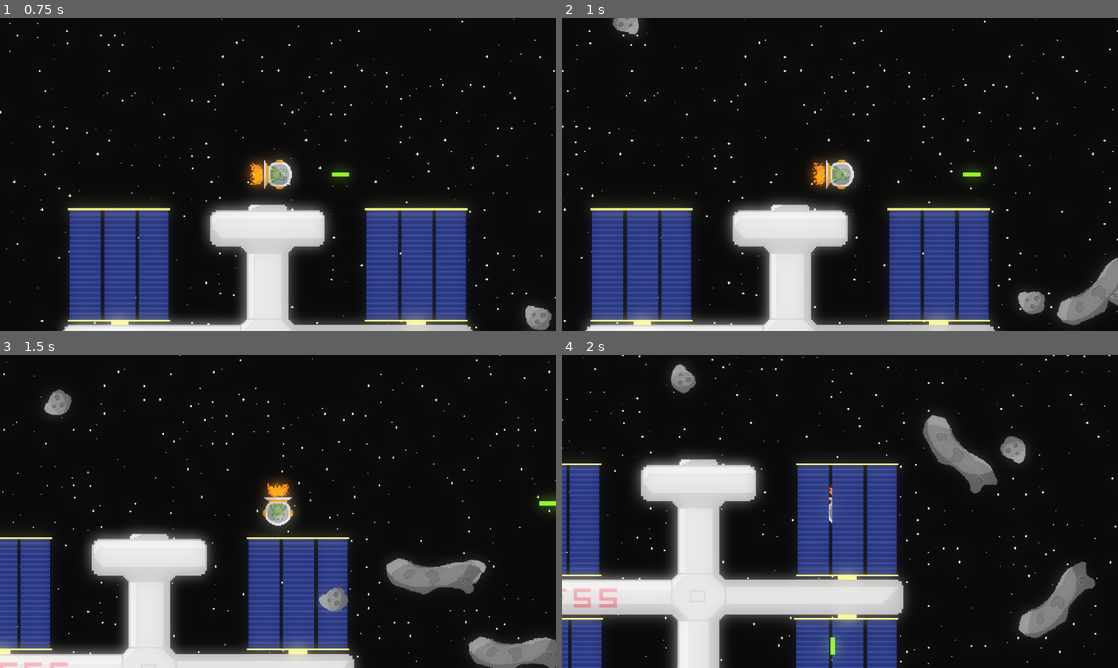
Above: before the commit, frames 1-4 (two rows, left to right).
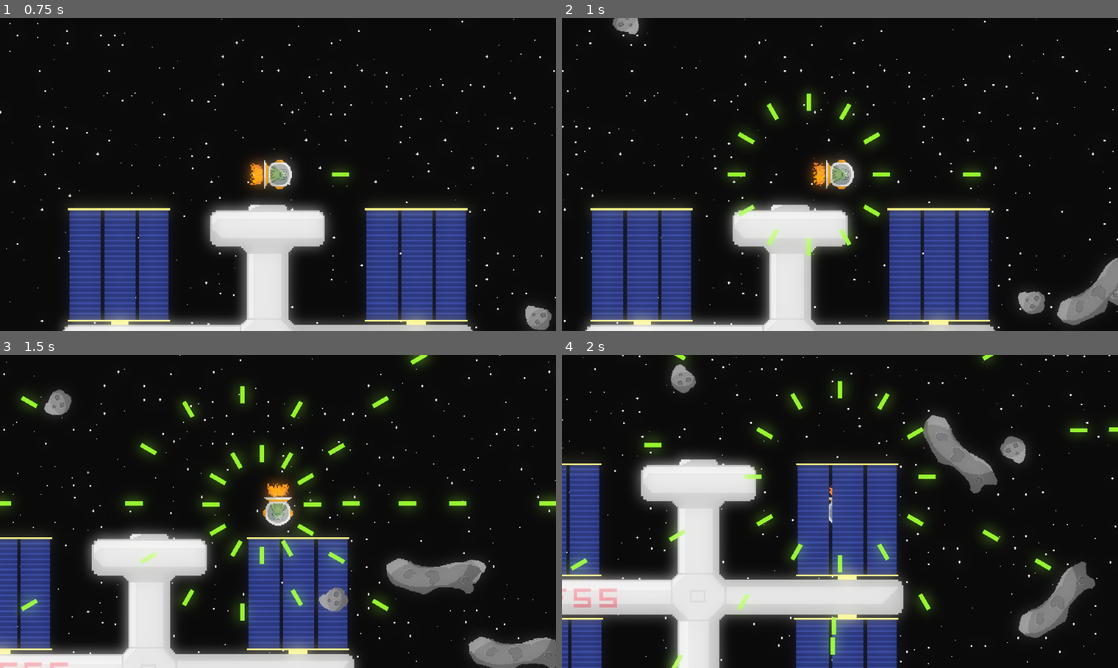
Above: after the commit, the same moments.

Repository: AnejMajnik/astrofrog
Game: Godot game, scene res://scenes/game.tscn
Same seed, same stepped clock (60 frames per second), same inputs: the game is played once before the commit and once after it.
Inputs:
- Up to frame 1 (0.75 s): tap Enter at 0.5 s; hold D (right) from 0.53 s (still down); tap Space (shoot) at 0.6 s
- Up to frame 2 (1 s): keep holding D (right); tap E (ability, bound only after the commit) at 0.8 s
- Up to frame 3 (1.5 s): release D (right) at 1.28 s; hold S (down) from 1.28 s (still down); tap E (ability, bound only after the commit) at 1.35 s
- Up to frame 4 (2 s): keep holding S (down); tap Space (shoot) at 1.55 s

Frame 1 is identical in both runs. In frame 2, 1.3% of the frame differs, in the area x 29-60%, y 23-76%; in frame 3, 4.2%, in the area x 0-85%, y 0-86%; in frame 4, 2.7%.

Commit message:
Added an ability

Diff:
--- a/project.godot
+++ b/project.godot
@@ -80,6 +80,12 @@
 , Object(InputEventJoypadButton,"resource_local_to_scene":false,"resource_name":"","device":-1,"button_index":2,"pressure":0.0,"pressed":true,"script":null)
 ]
 }
+ability={
+"deadzone": 0.2,
+"events": [Object(InputEventKey,"resource_local_to_scene":false,"resource_name":"","device":-1,"window_id":0,"alt_pressed":false,"shift_pressed":false,"ctrl_pressed":false,"meta_pressed":false,"pressed":false,"keycode":0,"physical_keycode":69,"key_label":0,"unicode":101,"location":0,"echo":false,"script":null)
+, Object(InputEventJoypadButton,"resource_local_to_scene":false,"resource_name":"","device":-1,"button_index":3,"pressure":0.0,"pressed":true,"script":null)
+]
+}
 
 [physics]
 
--- a/scenes/player.tscn
+++ b/scenes/player.tscn
@@ -162,4 +162,9 @@
 wait_time = 0.2
 one_shot = true
 
+[node name="AbilityTimer" type="Timer" parent="." unique_id=124917685]
+wait_time = 20.0
+one_shot = true
+
 [connection signal="timeout" from="ShootTimer" to="." method="_on_shoot_timer_timeout"]
+[connection signal="timeout" from="AbilityTimer" to="." method="_on_ability_timer_timeout"]
--- a/scripts/player.gd
+++ b/scripts/player.gd
@@ -7,10 +7,12 @@
 @export var acceleration_speed = 10
 @onready var animation_player: AnimationPlayer = $AnimationPlayer
 @onready var shoot_timer: Timer = $ShootTimer
+@onready var ability_timer: Timer = $AbilityTimer
 
 var health = 3
 var bullet = preload("res://scenes/laser_bullet.tscn")
 var can_shoot: bool = true
+var can_ability: bool = true
 
 var character_direction: Vector2
 
@@ -31,6 +33,21 @@
 	can_shoot = false
 	shoot_timer.start()
 
+func shoot_ability() -> void:
+	for wave in 3:
+		laser_ring(12)
+		await get_tree().create_timer(0.2).timeout
+
+	can_ability = false
+	ability_timer.start()
+
+func laser_ring(count: int) -> void:
+	for i in count:
+		var instance = bullet.instantiate()
+		instance.global_position = global_position
+		instance.rotation = i * TAU / count
+		get_tree().current_scene.add_child(instance)
+
 func _physics_process(_delta: float) -> void:
 	character_direction.x = Input.get_axis("left", "right")
 	character_direction.y = Input.get_axis("up", "down")
@@ -44,6 +61,9 @@
 
 	if Input.is_action_just_pressed("shoot") and can_shoot:
 		shoot()
+
+	if Input.is_action_just_pressed("ability") and can_ability:
+		shoot_ability()
 
 	if character_direction:
 		animation_player.play("move")
@@ -60,3 +80,7 @@
 
 func _on_shoot_timer_timeout() -> void:
 	can_shoot = true
+
+
+func _on_ability_timer_timeout() -> void:
+	can_ability = true
